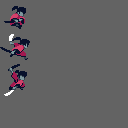
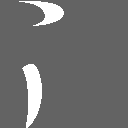
Layer changes from the first 128 × 128 image to the second:
showed "Layer 3" over left=19, top=1, right=64, bottom=26
added layer "Layer 4" above "falling" over left=22, top=64, right=42, bottom=128
hid "falling" over left=4, top=6, right=26, bottom=29
hid "slash 1" over left=0, top=34, right=30, bottom=60
hid "slash 2" over left=4, top=64, right=27, bottom=96
